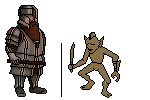
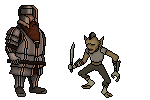
Layer changes from the first 150 x 100 image to the second:
painted on "Capa 4" over (69, 32, 121, 98)
added layer "Delineado" above "Capa 5" over (69, 32, 121, 98)
added layer "Capa 5" (27%) above "Sombra" over (69, 65, 119, 76)
added layer "Sombra" above "Color" over (69, 32, 121, 93)
added layer "Color" above "Capa base" over (69, 33, 120, 95)
renamed "Capa 5" to "Capa base", painted on it over (69, 33, 120, 97)
hid "Forma 1" over (61, 43, 62, 97)
